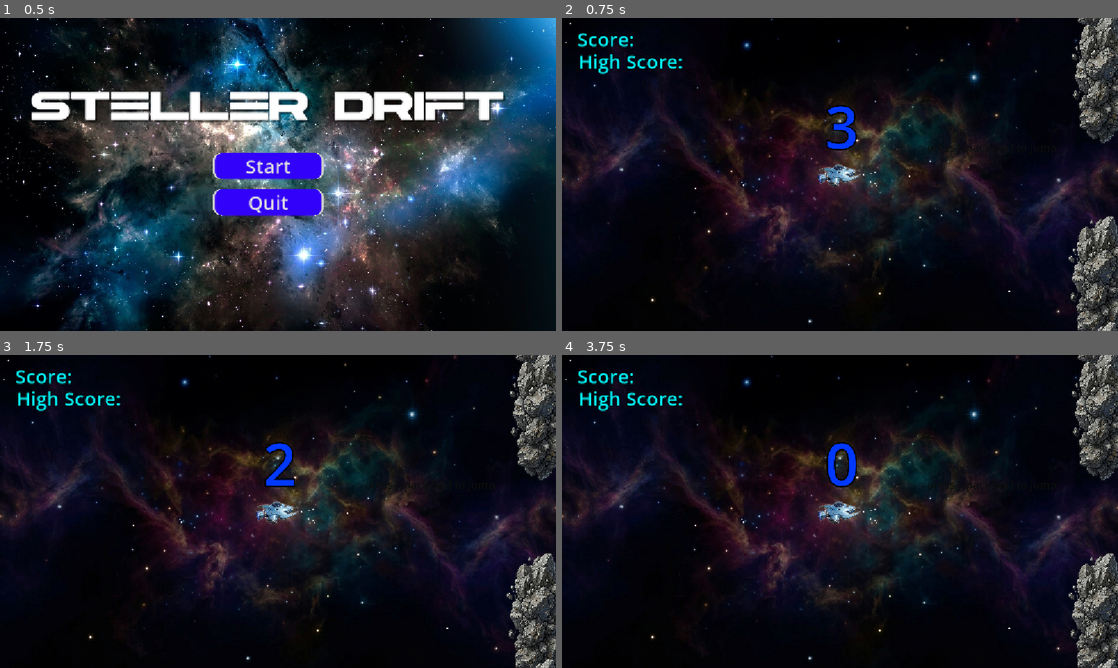
Above: before the commit, frames 1-4 (two rows, left to right).
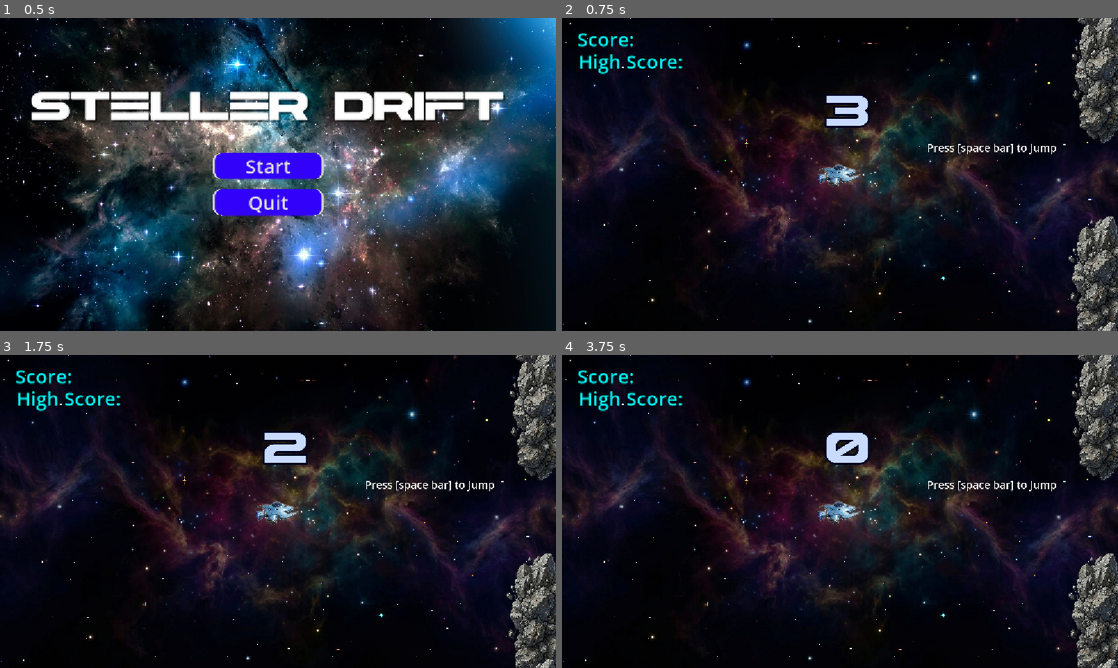
Above: after the commit, the same moments.

Repository: Anuk-thotawatta/StellerDrift
Game: Godot game, scene res://Assets/Scenes/main_menu.tscn
Same seed, same stepped clock (60 frames per second), same inputs: the game is played once before the commit and once after it.
Inputs:
- Up to frame 1 (0.5 s): no input
- Up to frame 2 (0.75 s): click "Start" at 0.5 s
- Up to frame 3 (1.75 s): tap Space (jump) at 1.25, 1.35, 1.52 s
- Up to frame 4 (3.75 s): tap Space (jump) at 1.82, 2, 2.1, 2.27, 2.57, 2.75, 2.85, 3.5, 3.6 s

Frame 1 is identical in both runs. In frame 2, 1.2% of the frame differs, in the area x 0-96%, y 0-98%; in frame 3, 1.3%; in frame 4, 1.3%.

Commit message:
added star shader and jumpJet shader

Diff:
--- a/Assets/Objects/player.tscn
+++ b/Assets/Objects/player.tscn
@@ -4,10 +4,32 @@
 [ext_resource type="Script" uid="uid://yplihgxewan2" path="res://Assets/Scripts/playerController.gd" id="2_ph473"]
 [ext_resource type="AudioStream" uid="uid://nigu1idiqcr4" path="res://Assets/sound/woosh.mp3" id="3_kpjtk"]
 [ext_resource type="Shader" uid="uid://cod7pyhpvwnx4" path="res://Assets/Shaders/exhaust.gdshader" id="4_pcvt2"]
+[ext_resource type="Shader" uid="uid://ciewlexkbtcit" path="res://Assets/Shaders/jumpJet.gdshader" id="5_4xdwk"]
 
-[sub_resource type="CapsuleShape2D" id="CapsuleShape2D_pcvt2"]
-radius = 62.0
-height = 218.0
+[sub_resource type="FastNoiseLite" id="FastNoiseLite_4xdwk"]
+seed = 6
+
+[sub_resource type="NoiseTexture2D" id="NoiseTexture2D_p0uke"]
+noise = SubResource("FastNoiseLite_4xdwk")
+seamless = true
+
+[sub_resource type="FastNoiseLite" id="FastNoiseLite_2xamd"]
+
+[sub_resource type="NoiseTexture2D" id="NoiseTexture2D_j7htu"]
+noise = SubResource("FastNoiseLite_2xamd")
+seamless = true
+
+[sub_resource type="ShaderMaterial" id="ShaderMaterial_a86o4"]
+shader = ExtResource("5_4xdwk")
+shader_parameter/noise_tex1 = SubResource("NoiseTexture2D_p0uke")
+shader_parameter/noise_tex2 = SubResource("NoiseTexture2D_j7htu")
+shader_parameter/core_color = Color(0, 0.7118702, 0.78698415, 1)
+shader_parameter/mid_color = Color(0.70358515, 0.0035790026, 0.99225205, 1)
+shader_parameter/tail_color = Color(0.7, 0.3, 0.6, 1)
+shader_parameter/smoke_color = Color(0.33927765, 0.2530179, 0.49935055, 1)
+shader_parameter/effect_speed = 2.0
+shader_parameter/flame_height = 0.74
+shader_parameter/burst_progress = 0.458000021755
 
 [sub_resource type="FastNoiseLite" id="FastNoiseLite_pcvt2"]
 
@@ -29,10 +51,14 @@
 shader_parameter/noise_tex1 = SubResource("NoiseTexture2D_4xdwk")
 shader_parameter/noise_tex2 = SubResource("NoiseTexture2D_2xamd")
 shader_parameter/yellow_color = Color(0, 0.972549, 0.9764706, 1)
-shader_parameter/orange_color = Color(0.8784314, 1, 0, 1)
+shader_parameter/orange_color = Color(0.8844617, 0.1801385, 0.810204, 1)
 shader_parameter/smoke_color = Color(0.7666196, 0.76661956, 0.76661956, 1)
 shader_parameter/effect_speed = 3.0
-shader_parameter/flame_height = 1.2
+shader_parameter/flame_height = 1.3
+
+[sub_resource type="CapsuleShape2D" id="CapsuleShape2D_pcvt2"]
+radius = 62.0
+height = 218.0
 
 [node name="Player" type="CharacterBody2D" unique_id=1916527571]
 script = ExtResource("2_ph473")
@@ -43,6 +69,22 @@
 scale = Vector2(0.55, 0.77166665)
 texture = ExtResource("2_kpjtk")
 
+[node name="JumpJet_fx" type="ColorRect" parent="." unique_id=2109879962]
+material = SubResource("ShaderMaterial_a86o4")
+offset_left = -161.7592
+offset_top = 295.14368
+offset_right = 98.80385
+offset_bottom = 380.29025
+rotation = -1.2651985
+
+[node name="Exhaust_fx" type="ColorRect" parent="." unique_id=1375010591]
+material = SubResource("ShaderMaterial_4xdwk")
+offset_left = -144.0
+offset_top = -4.999997
+offset_right = -74.22351
+offset_bottom = 164.02293
+rotation = 1.3168806
+
 [node name="CollisionShape2D" type="CollisionShape2D" parent="." unique_id=388250326]
 position = Vector2(-16, 2)
 rotation = 1.5707964
@@ -51,11 +93,3 @@
 [node name="woosh" type="AudioStreamPlayer2D" parent="." unique_id=1963837134]
 process_mode = 3
 stream = ExtResource("3_kpjtk")
-
-[node name="Exhaust_fx" type="ColorRect" parent="." unique_id=1375010591]
-material = SubResource("ShaderMaterial_4xdwk")
-offset_left = -144.0
-offset_top = -4.999997
-offset_right = -74.22351
-offset_bottom = 164.02293
-rotation = 1.3168806
--- a/Assets/Scenes/Game.tscn
+++ b/Assets/Scenes/Game.tscn
@@ -7,6 +7,23 @@
 [ext_resource type="Shader" uid="uid://ssl5mg0a3yio" path="res://Assets/Shaders/explosion.gdshader" id="4_53qdw"]
 [ext_resource type="PackedScene" uid="uid://o4i86je37a7g" path="res://Assets/Scenes/game_over.tscn" id="4_ltsxh"]
 [ext_resource type="PackedScene" uid="uid://ch2hel60r6h55" path="res://Assets/Scenes/pause_menu.tscn" id="4_owchf"]
+[ext_resource type="Shader" uid="uid://sgjcnrhvmpni" path="res://Assets/Shaders/starField.gdshader" id="7_4iy6t"]
+[ext_resource type="FontFile" uid="uid://bpr51ycd2jhki" path="res://Assets/fonts/ASTERA v2.ttf" id="9_4e1g7"]
+
+[sub_resource type="ShaderMaterial" id="ShaderMaterial_4e1g7"]
+shader = ExtResource("7_4iy6t")
+shader_parameter/density = 0.69999998229
+shader_parameter/layer_parascale = 4
+shader_parameter/star_speed = Vector2(-2, 0)
+shader_parameter/star_wave = Vector2(0, 0)
+shader_parameter/star_size = 3.499999921768
+shader_parameter/star_rotate_speed = 0.8230001815925001
+shader_parameter/twinkle_effect = 0.7999999821184
+shader_parameter/twinkle_speed = 3.999999910592
+shader_parameter/pixelate_enabled = false
+shader_parameter/pixelate_count = 1000.0
+shader_parameter/emissive_intensity = 1.0
+shader_parameter/manual_time = 0.0
 
 [sub_resource type="NoiseTexture2D" id="NoiseTexture2D_p0uke"]
 seamless = true
@@ -22,7 +39,7 @@
 shader_parameter/mid_color = Color(1, 0.79607844, 0, 1)
 shader_parameter/outer_color = Color(0.99931496, 2.8397144e-06, 7.70092e-07, 1)
 shader_parameter/smoke_color = Color(0.14901961, 0.14901961, 0.14901961, 1)
-shader_parameter/progress = 0.5850000277875
+shader_parameter/progress = 1.0
 shader_parameter/noise_scale = 2.0
 
 [sub_resource type="RectangleShape2D" id="RectangleShape2D_53qdw"]
@@ -38,9 +55,21 @@
 scale = Vector2(2.1264536, 2.2135417)
 texture = ExtResource("2_4iy6t")
 
+[node name="StarField" type="ColorRect" parent="." unique_id=1196929458]
+z_index = -9
+material = SubResource("ShaderMaterial_4e1g7")
+anchors_preset = 15
+anchor_right = 1.0
+anchor_bottom = 1.0
+offset_left = -1490.0
+offset_top = -850.00006
+offset_right = 1485.0
+offset_bottom = 867.99994
+grow_horizontal = 2
+grow_vertical = 2
+
 [node name="Explosion_fx" type="ColorRect" parent="." unique_id=1715444286]
 process_mode = 3
-visible = false
 material = SubResource("ShaderMaterial_4iy6t")
 offset_left = -393.0
 offset_top = -337.5
@@ -112,9 +141,10 @@
 offset_top = -459.0
 offset_right = -1267.0
 offset_bottom = -50.0
-theme_override_colors/font_color = Color(0, 0.21960784, 1, 1)
-theme_override_colors/font_outline_color = Color(0, 0, 0, 1)
-theme_override_constants/outline_size = 29
+theme_override_colors/font_color = Color(0.7893102, 0.8600971, 1, 1)
+theme_override_colors/font_outline_color = Color(1.1030967e-05, 0.013225988, 0.11723321, 1)
+theme_override_constants/outline_size = 37
+theme_override_fonts/font = ExtResource("9_4e1g7")
 theme_override_font_sizes/font_size = 300
 text = "3"
 
@@ -123,9 +153,9 @@
 offset_top = -181.0
 offset_right = -241.0
 offset_bottom = -105.0
-theme_override_colors/font_color = Color(0.043137256, 0.050980393, 0.050980393, 1)
+theme_override_colors/font_color = Color(1, 1, 1, 1)
 theme_override_font_sizes/font_size = 55
-text = "press [space bar] to jump"
+text = "Press [space bar] to Jump"
 
 [node name="floorSky_limits" type="Area2D" parent="initial_pillars/Asteroid_pillars" unique_id=1218450829]
 position = Vector2(-1362, -4)
--- a/Assets/Scripts/game.gd
+++ b/Assets/Scripts/game.gd
@@ -9,6 +9,8 @@
 @onready var player: CharacterBody2D = $Player
 @onready var background1: Sprite2D = $background1
 @onready var explosion_fx: ColorRect = $Explosion_fx
+@onready var star_field: ColorRect = $StarField
+
 var background2: Sprite2D
 var bg_width
 
@@ -17,6 +19,7 @@
 var scoreVal = 0
 var highScoreVal = 0
 const BG_SCROLL_SPEED = 100.0
+var star_time: float = 0.0
 
 func _ready():
 	player.hide_exhaust()
@@ -26,6 +29,9 @@
 	scoreVal = 0.0
 	get_tree().paused = false
 	game_over.hide()
+
+	if star_field:
+		star_field.process_mode = Node.PROCESS_MODE_ALWAYS
 
 	#scrolling background
 	bg_width = background1.texture.get_width() * background1.scale.x
@@ -45,6 +51,12 @@
 	get_tree().paused = false
 
 func _process(delta):
+	# If the tree is paused (during the 3-second countdown), update twinkles without shifting position
+	if get_tree().paused:
+		if star_field and star_field.material:
+			star_field.material.set_shader_parameter("manual_time", star_time)
+		return
+
 	scoreVal += delta * 100
 	score.text = str(int(scoreVal))
 	hscore.text = str(int(highScoreVal))
@@ -52,6 +64,11 @@
 	# --- Scroll both backgrounds ---
 	background1.position.x -= BG_SCROLL_SPEED * delta
 	background2.position.x -= BG_SCROLL_SPEED * delta
+
+	# --- Accumulate clean delta time and update the shader ---
+	star_time += delta
+	if star_field and star_field.material:
+		star_field.material.set_shader_parameter("manual_time", star_time)
 
 	# When a background fully exits left, wrap it to the right of the other
 	if background1.position.x <= -bg_width:
--- a/Assets/Scripts/playerController.gd
+++ b/Assets/Scripts/playerController.gd
@@ -9,6 +9,7 @@
 
 @onready var woosh: AudioStreamPlayer2D = $woosh
 @onready var exhaust_fx: ColorRect = $Exhaust_fx
+@onready var jump_jet_fx: ColorRect = $JumpJet_fx
 
 func show_exhaust():
 	exhaust_fx.show()
@@ -16,14 +17,21 @@
 func hide_exhaust():
 	exhaust_fx.hide()
 
+func play_burst():
+	jump_jet_fx.material.set_shader_parameter("burst_progress", 0.5)
+	var tween = jump_jet_fx.create_tween()
+	tween.tween_property(jump_jet_fx.material, "shader_parameter/burst_progress", 1.0, 0.4)
+
 func _ready() -> void:
 	velocity = Vector2.ZERO
+	jump_jet_fx.material.set_shader_parameter("burst_progress", 1.0)
 
 var can_jump = true
 
 func _physics_process(delta):
 	if Input.is_action_just_pressed("jump") and can_jump:
 		woosh.play()
+		play_burst()
 		velocity.y = -jump_force
 		rotation = 0
 		can_jump = false
--- /dev/null
+++ b/Assets/Shaders/jumpJet.gdshader
@@ -0,0 +1,107 @@
+shader_type canvas_item;
+
+uniform sampler2D noise_tex1: repeat_enable;
+uniform sampler2D noise_tex2: repeat_enable;
+uniform vec3 core_color: source_color = vec3(1.0, 0.95, 0.6);
+uniform vec3 mid_color: source_color = vec3(1.0, 0.5, 0.2);
+uniform vec3 tail_color: source_color = vec3(0.7, 0.3, 0.6);
+uniform vec3 smoke_color: source_color = vec3(0.5, 0.4, 0.7);
+uniform float effect_speed = 3.0;
+uniform float flame_height = 1.0;
+uniform float burst_progress: hint_range(0.0, 1.0) = 0.0;
+
+float soft_light(float base, float blend) {
+    float limit = step(0.5, blend);
+    return mix(2.0 * base * blend + base * base * (1.0 - 2.0 * blend),
+               sqrt(base) * (2.0 * blend - 1.0) + (2.0 * base) * (1.0 - blend), limit);
+}
+
+float get_noise(vec2 uv, float speed_mult) {
+    float noise1 = texture(noise_tex1, vec2(uv.x + TIME * effect_speed * speed_mult, uv.y * 2.0)).r;
+    float noise2 = texture(noise_tex2, vec2(uv.x + TIME * effect_speed * speed_mult * 0.7, uv.y * 2.0 + 0.5)).r;
+    return soft_light(noise1, noise2);
+}
+
+void fragment() {
+    vec2 uv = UV;
+
+    float burst_intensity = 1.0 - abs(burst_progress - 0.5) * 2.0;
+    burst_intensity = smoothstep(0.0, 1.0, burst_intensity);
+
+    float current_flame_height = flame_height * (0.2 + burst_intensity * 0.8);
+    float current_flame_width = 0.45 * (0.3 + burst_intensity * 0.7);
+
+    float noise_coarse = get_noise(uv, 1.0);
+    float noise_fine = get_noise(uv * 2.5, 1.8);
+    float noise = noise_coarse * 0.6 + noise_fine * 0.4;
+
+    float turbulence = noise * (0.5 + burst_intensity * 0.8);
+
+    float cone_half_width = (uv.x * current_flame_width + 0.02) * current_flame_height;
+    float dist_from_center = abs(uv.y - 0.5);
+
+    // Much softer edge — wide smoothstep range + noise barely touches it
+    float edge_noise = (turbulence - 0.5) * 0.06;
+    float cone_hard = smoothstep(cone_half_width + edge_noise + 0.18, cone_half_width - 0.02 + edge_noise, dist_from_center);
+
+    // Soft feathered falloff blended heavily with the hard cone
+    float cone_soft = 1.0 - smoothstep(cone_half_width - 0.12, cone_half_width + 0.22, dist_from_center);
+    float cone = mix(cone_hard, cone_soft, 0.7);
+
+    // Extra gaussian-like radial softness from center axis
+    float radial_soft = exp(-dist_from_center * dist_from_center * 18.0);
+    cone = max(cone, radial_soft * 0.3 * burst_intensity);
+
+    // Shock diamonds
+    float shock_diamonds = 0.0;
+    if (uv.x > 0.2 && uv.x < 0.8) {
+        float diamond_pos = fract(uv.x * 4.0 - TIME * 2.5);
+        shock_diamonds = sin(uv.x * 15.0) * 0.2 * (1.0 - abs(diamond_pos - 0.5) * 2.0);
+        shock_diamonds *= smoothstep(0.2, 0.6, uv.x) * smoothstep(0.8, 0.6, uv.x);
+        shock_diamonds *= burst_intensity;
+        shock_diamonds = pow(max(shock_diamonds, 0.0), 0.8);
+    }
+
+    float edge_turbulence = noise_fine * smoothstep(0.2, 0.9, dist_from_center) * burst_intensity;
+
+    // Very soft tail fade
+    float tail_wisp = smoothstep(0.0, 0.6, uv.x) * (noise_coarse * 0.4 + 0.6);
+    float tail_fade = mix(tail_wisp, 1.0, smoothstep(0.0, 0.5, uv.x));
+
+    // Softer nozzle cap
+    float nozzle_cap = smoothstep(1.0, 0.75, uv.x);
+
+    float shape = cone * tail_fade * nozzle_cap;
+    shape *= (0.15 + burst_intensity * 0.85);
+
+    // Soft gamma to avoid hard cutoffs
+    shape = pow(shape, 0.75);
+
+    float brightness = 0.5 + burst_intensity * 0.8 + turbulence * 0.3;
+
+    vec3 color = core_color * brightness;
+    color = mix(color, mid_color, smoothstep(0.85, 0.35, uv.x) * (1.0 - burst_intensity * 0.3));
+    color = mix(color, tail_color, smoothstep(0.5, 0.1, uv.x) * (1.0 - burst_intensity * 0.5));
+    color = mix(color, smoke_color, smoothstep(0.25, 0.0, uv.x) * noise_coarse * (1.0 - burst_intensity * 0.3));
+
+    color += vec3(0.8, 0.5, 0.2) * shock_diamonds * burst_intensity * 0.6;
+    color += core_color * edge_turbulence * 0.2;
+
+    float streaks = smoothstep(0.3, 0.85, noise_fine) * smoothstep(0.2, 0.85, uv.x) * burst_intensity;
+    color = mix(color, core_color * 1.2, streaks * 0.3);
+
+    float glow = smoothstep(0.3, 0.0, dist_from_center) * smoothstep(0.3, 0.95, uv.x);
+    color = mix(color, vec3(1.0, 1.0, 0.9), glow * 0.5 * burst_intensity);
+
+    float outer_glow = smoothstep(0.1, 0.55, dist_from_center) * smoothstep(0.7, 0.15, uv.x);
+    color += vec3(0.6, 0.3, 0.15) * outer_glow * burst_intensity * 0.3;
+
+    float volumetric = pow(max(1.0 - dist_from_center * 1.5, 0.0), 2.0) * smoothstep(0.0, 0.7, uv.x) * burst_intensity * 0.4;
+    color += vec3(0.4, 0.2, 0.1) * volumetric;
+
+    color = pow(max(color, vec3(0.0)), vec3(0.95));
+
+    COLOR.rgb = color;
+    float visibility = smoothstep(0.0, 0.15, burst_progress) * smoothstep(1.0, 0.85, burst_progress);
+	COLOR.a = shape * visibility;
+}
--- /dev/null
+++ b/Assets/Shaders/starField.gdshader
@@ -0,0 +1,144 @@
+shader_type canvas_item;
+render_mode blend_mix;
+
+uniform float density : hint_range(0.0, 3.0, 0.0001) = 1.3;
+uniform int layer_parascale : hint_range(0, 5, 1) = 4;
+
+// SPEED CONTROL: Negative moves Left, Positive moves Right, 0 freezes perfectly.
+uniform vec2 star_speed = vec2(-20.0, 0.0);
+
+uniform vec2 star_wave = vec2(0.0);
+uniform float star_size : hint_range(0.0, 100.0, 0.01) = 3.0;
+uniform float star_rotate_speed : hint_range(-3.0, 3.0) = 0.5;
+uniform float twinkle_effect : hint_range(0.0, 1.0, 0.01) = 0.6;
+uniform float twinkle_speed : hint_range(0.0, 100.0, 0.01) = 0.3;
+uniform bool pixelate_enabled = false;
+uniform float pixelate_count = 1000.0;
+uniform float emissive_intensity : hint_range(0.0, 2.0, 0.01) = 1.0;
+
+// Controlled manually by GDScript to ensure smooth time tracking
+uniform float manual_time = 0.0;
+
+float one_div_x(float x) {
+	return (abs(x) < 0.0001) ? 1.0 : (1.0/x);
+}
+
+float one_div_x2(float x) {
+	return one_div_x(x) * one_div_x(x);
+}
+
+float get_beta_w(float x, float f, float size) {
+	return size * x * PI / f;
+}
+
+float get_beta_h(float y, float f, float size) {
+	return size * y * PI / f;
+}
+
+float get_i(vec2 uv, float f, vec2 size) {
+	return one_div_x2(get_beta_w(uv.x, f, size.x)) * one_div_x2(get_beta_h(uv.y, f, size.y));
+}
+
+float random(vec2 st) {
+	return fract(sin(dot(st.xy, vec2(12.9898, 78.233))) * 43759.5453123);
+}
+
+vec3 random_color(vec2 seed) {
+	float r1 = random(seed);
+	float r2 = random(seed + 132.456);
+
+	vec3 color;
+	float color_type = r1;
+
+	if (color_type < 0.12) {
+		color = vec3(1.0, 0.2, 0.2);
+	} else if (color_type < 0.24) {
+		color = vec3(1.0, 0.4, 0.1);
+	} else if (color_type < 0.36) {
+		color = vec3(1.0, 0.9, 0.1);
+	} else if (color_type < 0.48) {
+		color = vec3(0.2, 1.0, 0.2);
+	} else if (color_type < 0.60) {
+		color = vec3(0.1, 0.9, 1.0);
+	} else if (color_type < 0.72) {
+		color = vec3(0.2, 0.3, 1.0);
+	} else if (color_type < 0.84) {
+		color = vec3(0.8, 0.2, 1.0);
+	} else {
+		color = vec3(1.0, 0.2, 0.8);
+	}
+
+	float brightness_var = 0.7 + r2 * 0.8;
+	color *= brightness_var;
+
+	return color;
+}
+
+vec2 get_snowflake_world_center(vec2 grid_id, vec2 time_offset, vec2 snow_offset, float layer_scale) {
+	return (grid_id + snow_offset + time_offset) / layer_scale;
+}
+
+vec2 rotate(vec2 uv, float add_theta) {
+	float theta = atan(uv.y, uv.x) + add_theta;
+	float r = length(uv);
+	return vec2(r * cos(theta), r * sin(theta));
+}
+
+void fragment() {
+	vec2 st = UV;
+	if (pixelate_enabled) {
+		st = round(st * pixelate_count) / pixelate_count;
+	}
+
+	vec2 cuv = (st - 0.5) * 2.0;
+	vec3 final_color = vec3(0.0);
+	float final_alpha = 0.0;
+
+	for (int layer = 0; layer < layer_parascale; layer++) {
+		float layer_scale = exp(float(layer + 1) * density);
+		float layer_size = star_size * (1.0 - float(layer) * 0.2);
+
+		// 1. Unified movement offset (scaled so normal inspector speeds like -20 work cleanly)
+		// Multiplied by parallax layer weight so background layers scroll slower than foreground layers
+		vec2 shift = star_speed * manual_time * 0.01 * (1.0 + float(layer) * 0.5);
+
+		// 2. Shift the position coordinates cleanly BEFORE dividing into sub-structures
+		vec2 layer_st = (st - shift) * layer_scale;
+		vec2 cuv_st = (st - shift - 0.5) * 2.0;
+
+		vec2 grid_st = fract(layer_st);
+		vec2 grid_id = floor(layer_st);
+		float rand_seed = random(grid_id);
+
+		vec2 snow_pos = vec2(
+			0.5 + (0.3 * sin((rand_seed * 6.28) + (manual_time * star_wave.x))),
+			0.5 + (0.2 * cos((rand_seed * 12.56) + (manual_time * star_wave.y)))
+		);
+
+		float dist = distance(grid_st, snow_pos);
+		float snow_size = layer_size * 0.01 * (0.5 + 0.5 * rand_seed);
+		float brightness = 1.0 - (float(layer) * 0.3);
+
+		float m = exp((-dist * dist) / (snow_size * snow_size));
+
+		// 3. Bound shapes completely inside the coordinate matrix using zero time_offset parameter
+		vec2 fst = cuv_st - (get_snowflake_world_center(grid_id, vec2(0.0), snow_pos, layer_scale) - 0.5) * 2.0;
+		fst = rotate(fst, manual_time * star_rotate_speed);
+
+		float snowflake = m * 0.5 * (get_i(fst, 0.8 - (dist * 42.0), vec2(1.0 / snow_size)) + 1.0);
+
+		float twinkle = (1.0 - twinkle_effect) + twinkle_effect * (sin(rand_seed * 100.0 + manual_time * twinkle_speed) * cos(rand_seed * 120.0 + manual_time * (twinkle_speed + 2.0)));
+		snowflake *= twinkle;
+
+		vec3 star_color = random_color(grid_id + float(layer) * 1000.0);
+		float emissive = 0.7 + (random(grid_id + 50.0) * 0.8);
+		star_color *= emissive * emissive_intensity;
+
+		vec3 layer_color = star_color * snowflake * brightness;
+		final_color += layer_color;
+		final_alpha = max(final_alpha, snowflake * brightness * 0.9);
+	}
+
+	final_color = min(final_color, vec3(1.2));
+	COLOR = vec4(final_color, final_alpha);
+}
Not shown: 1 places in Assets/Scenes/Game.tscn that only renumber resources
Not shown, added: Assets/Shaders/jumpJet.gdshader.uid
Not shown, added: Assets/Shaders/starField.gdshader.uid
